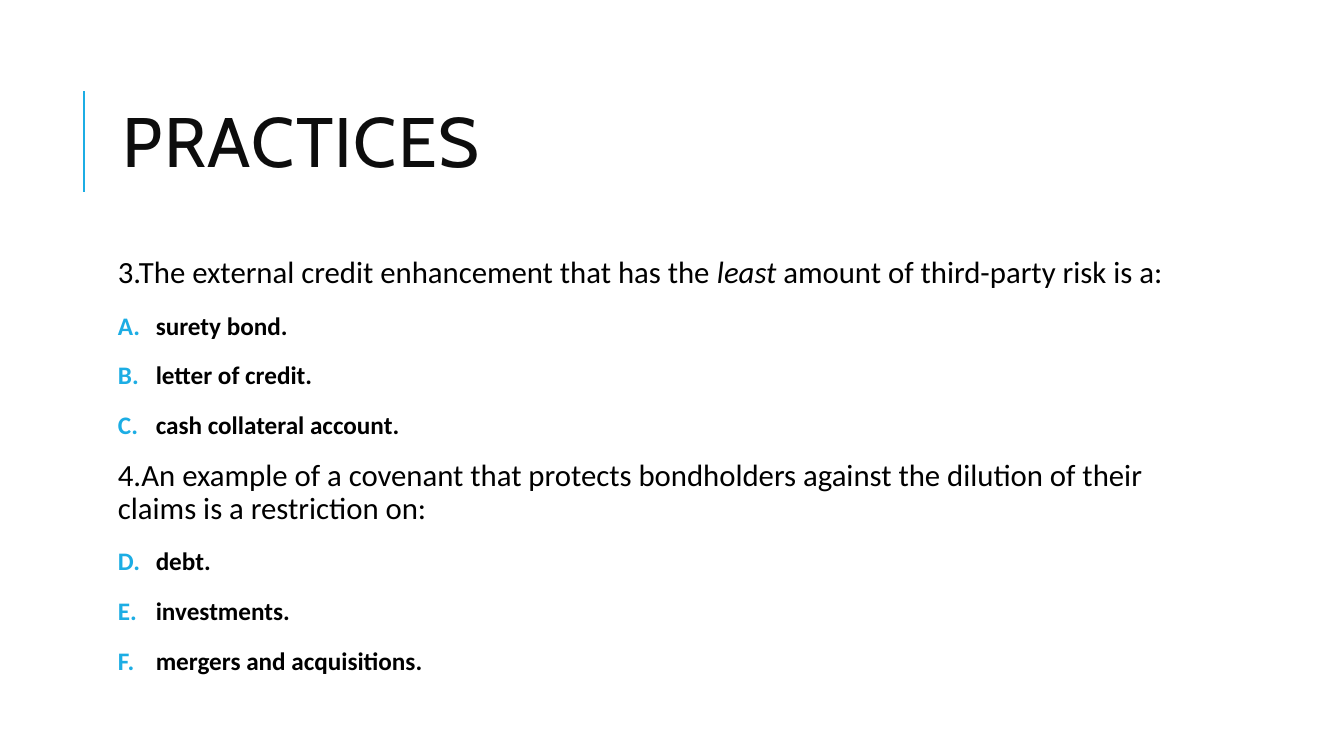
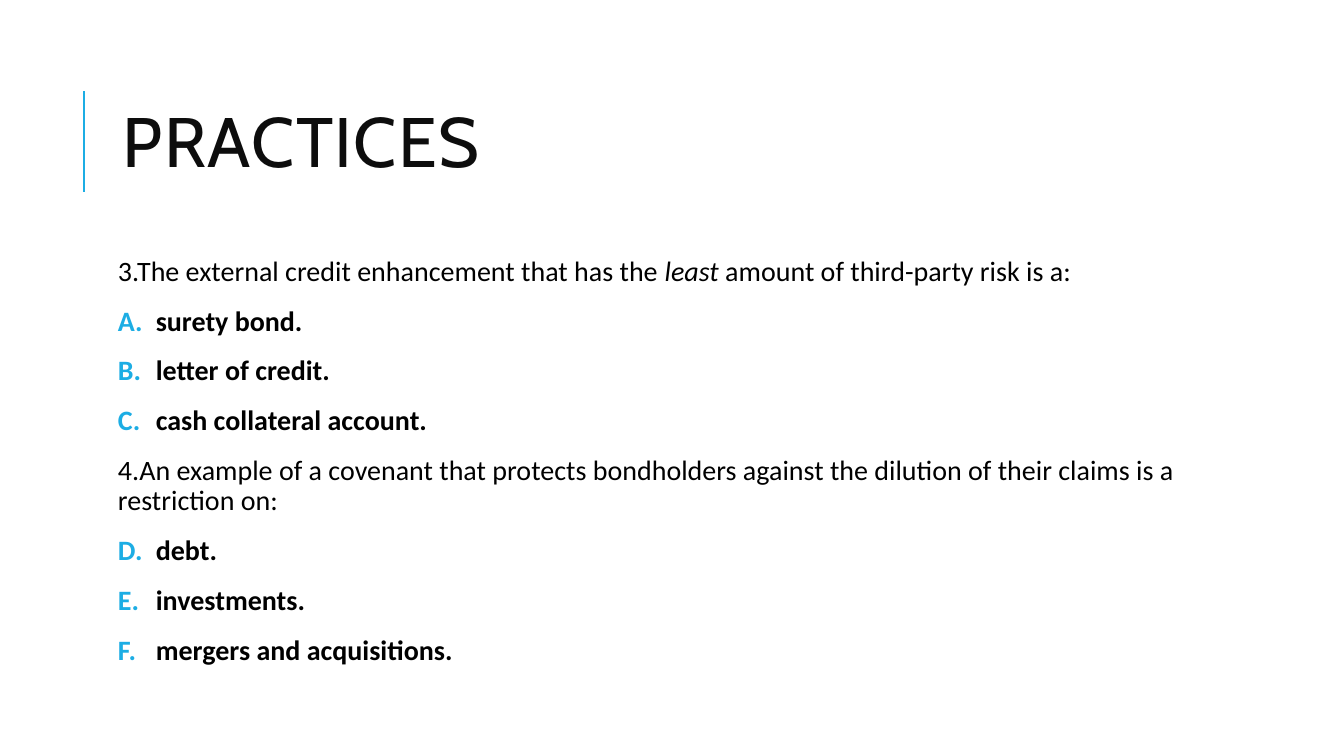
Before and after one commit to Isco0530/data, a slide deck: slide 21 of Fixed Income.pptx. Drawn at 1344x756 pixels with LibreOffice and Linux fonts; fonts in the diff are those of the drawing; background and template pictures are left out. Boxes give left, top, right and bottom in pixels: in the first picture for what was removed or moved away, otherwise in the second. Text is boxed around its words. In the diff, an @@ line names an element or a change of style, - is before the commit and + after.

```diff
--- a/Fixed Income.pptx
+++ b/Fixed Income.pptx
@@ text "3.The external credit enhancement that ..." at (118, 261, 1173, 665): size 22 to 20 pt in "3.The external credit enhancement that has the ...", "4.An example of a covenant that protects ..."; size 18 to 20 pt in "surety bond.", "letter of credit.", "cash collateral account.", "debt." and 2 more places; line spacing 1 to 0.9 @@
```
Also in this commit, not shown: 8 other slides changed.
